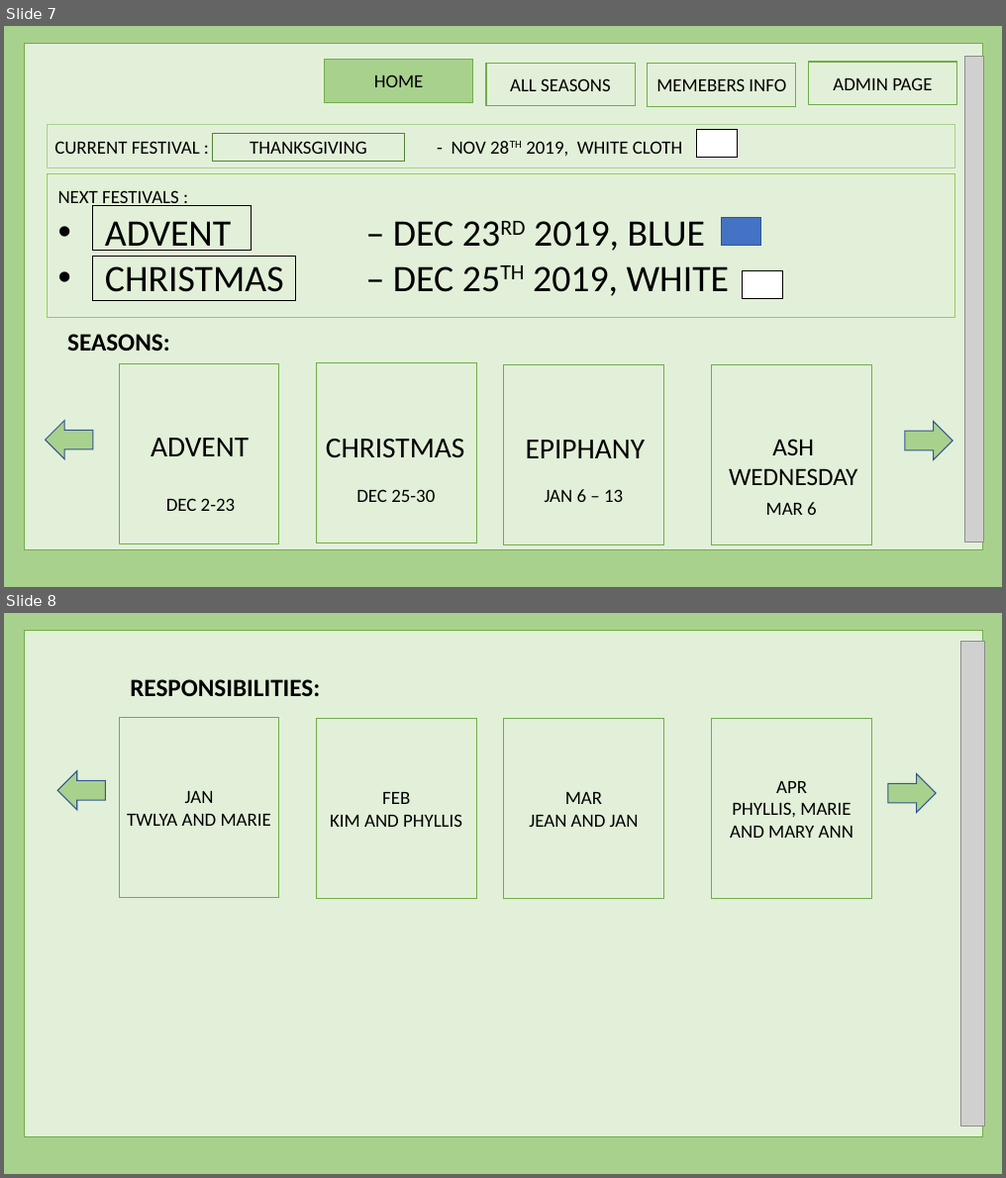
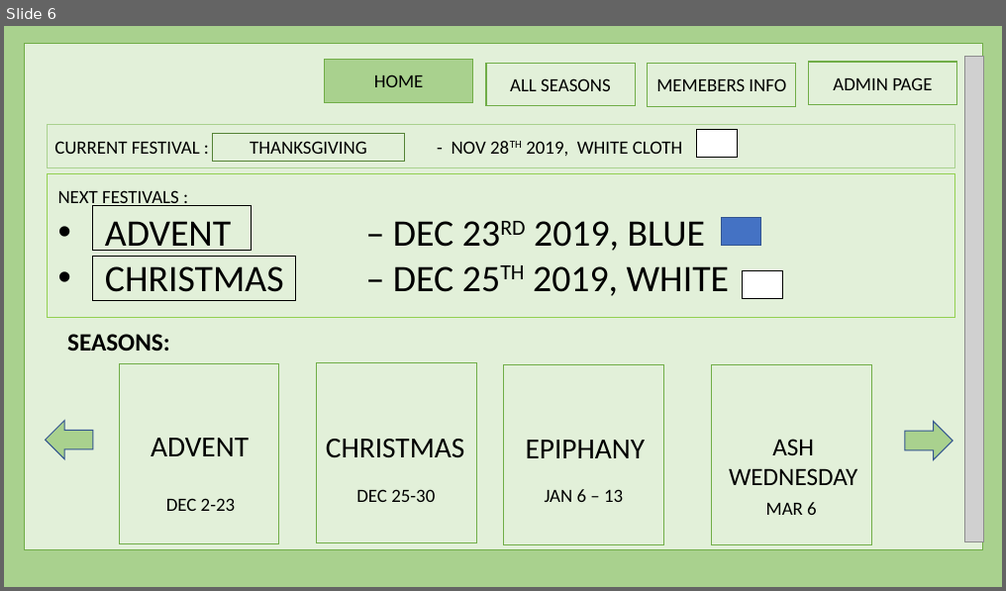
Before and after one commit to harishvavilala/Betterhappo, a slide deck: Powerpoints/BannerManagment.pptx. Shown one above the other, each under a label of ours: slides 7 and 8 before the commit, slide 6 after it. The pictures are 1006x1178 and 1006x591 pixels, drawn with LibreOffice and Linux fonts; fonts in the diff are those of the drawing; grey boxes stand for pictures. Boxes give left, top, right and bottom in pixels: in the first picture for what was removed or moved away, otherwise in the second. Text is boxed around its words. In the diff, an @@ line names an element or a change of style, - is before the commit and + after.

```diff
--- a/Powerpoints/BannerManagment.pptx
+++ b/Powerpoints/BannerManagment.pptx
@@ slide 8 removed at (4, 613, 1002, 1174), background #A9D18E @@
@@ rectangle removed at (25, 630, 983, 1138) @@
@@ picture removed at (960, 641, 984, 1127) @@
@@ text removed at (130, 679, 320, 696) @@
-RESPONSIBILITIES:
@@ rectangle removed at (119, 718, 279, 897) @@
-JAN
-TWLYA AND MARIE
@@ rectangle removed at (316, 719, 476, 898) @@
-FEB
-KIM AND PHYLLIS
@@ rectangle removed at (503, 719, 663, 898) @@
-MAR
-JEAN AND JAN
@@ rectangle removed at (712, 719, 871, 898) @@
-APR
-PHYLLIS, MARIE AND MARY ANN
@@ right arrow removed at (57, 771, 106, 810) @@
@@ right arrow removed at (888, 774, 936, 813) @@
@@ what was slide 7 is now slide 6 @@
```
Also in this commit, not shown: 4 slides changed, 1 slide added, 1 other slide removed.
